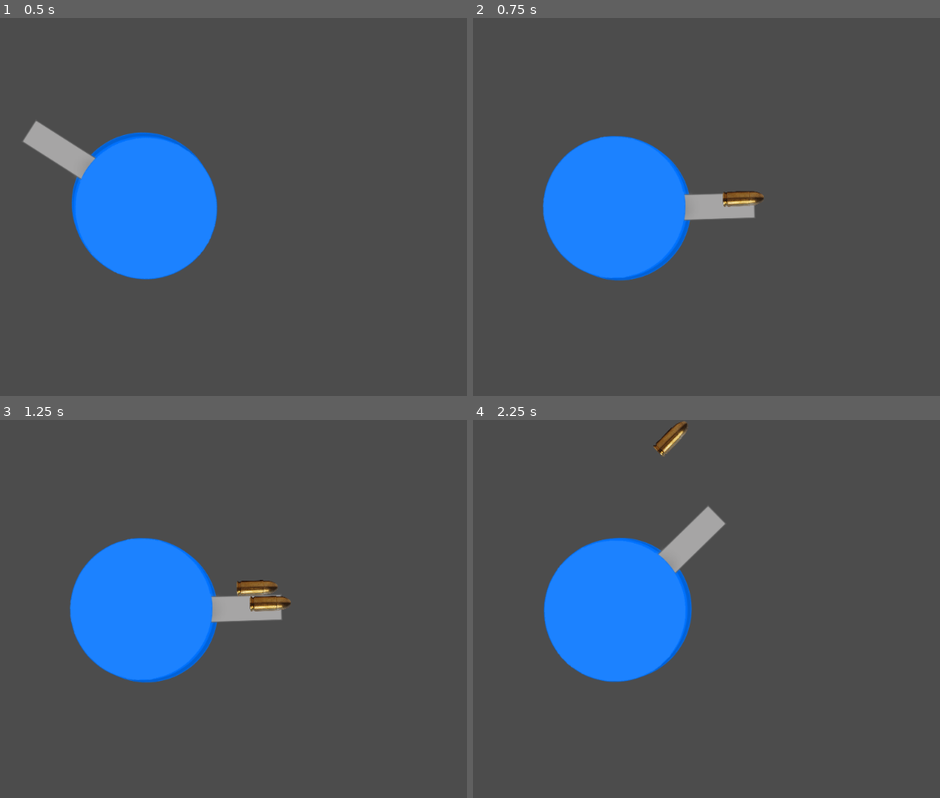
Above: before the commit, frames 1-4 (two rows, left to right).
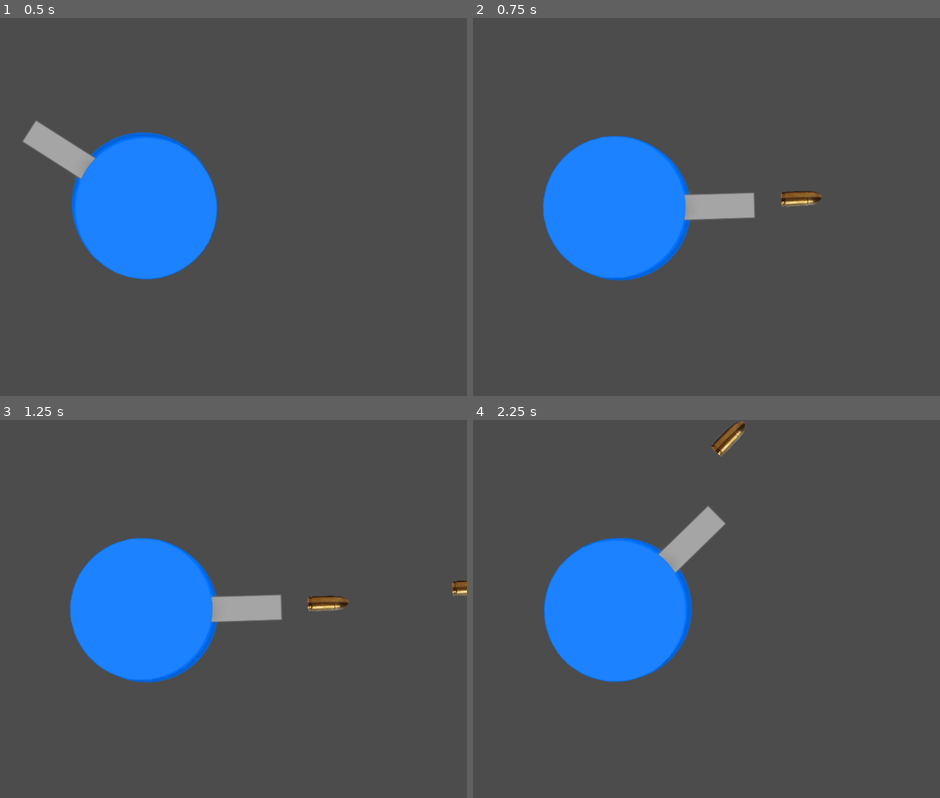
Above: after the commit, the same moments.

Repository: EispriStic/deep.io
Game: Godot game, scene res://Player/Tank_de_base.tscn
Same seed, same stepped clock (60 frames per second), same inputs: the game is played once before the commit and once after it. The project has no main scene, so this scene is started directly.
Inputs (mouse positions are in pixels of both pictures, inside the frame that each line leads up to):
- Up to frame 1 (0.5 s): no input
- Up to frame 2 (0.75 s): tap Enter at 0.5 s; move the mouse to (757, 188) at 0.52 s; press the mouse at (757, 188) at 0.53 s; hold D (right) from 0.53 s (still down)
- Up to frame 3 (1.25 s): keep holding D (right)
- Up to frame 4 (2.25 s): move the mouse to (487, 627) at 1.27 s; release D (right) at 1.28 s; release the mouse at (487, 627) at 1.28 s; hold S (down) 1.28-2.03 s; click (487, 627) at 1.35 s; tap Space at 2 s; move the mouse to (683, 525) at 2.02 s; press the mouse at (683, 525) at 2.03 s; hold D (right) from 2.03 s (still down)

Frame 1 is identical in both runs. In frame 2, 0.6% of the frame differs, in the area x 53-75%, y 45-50%; in frame 3, 1.1%, in the area x 50-100%, y 42-51%; in frame 4, 0.6%.

Commit message:
fond map

Diff:
--- a/Map/Map.tscn
+++ b/Map/Map.tscn
@@ -1,7 +1,36 @@
-[gd_scene format=2]
+[gd_scene load_steps=3 format=2]
 
-[node name="Map" type="Area2D"]
+[ext_resource path="res://Map/téléchargé.png" type="Texture" id=1]
+
+[sub_resource type="RectangleShape2D" id=1]
+extents = Vector2( 27910, 200 )
+
+[node name="Map" type="Node2D"]
 
 [node name="Sprite" type="Sprite" parent="."]
+position = Vector2( 511.75, 316.75 )
+scale = Vector2( 200, 200 )
+z_index = -10
+texture = ExtResource( 1 )
 
-[node name="HitBox" type="CollisionShape2D" parent="."]
+[node name="CollisionShape2D" type="CollisionShape2D" parent="Sprite"]
+position = Vector2( -138.944, -0.57375 )
+rotation = 1.5708
+scale = Vector2( 0.005, 0.005 )
+shape = SubResource( 1 )
+
+[node name="CollisionShape2D2" type="CollisionShape2D" parent="Sprite"]
+position = Vector2( -1.79375, 92.3812 )
+scale = Vector2( 0.005, 0.005 )
+shape = SubResource( 1 )
+
+[node name="CollisionShape2D3" type="CollisionShape2D" parent="Sprite"]
+position = Vector2( -0.99875, -92.6637 )
+scale = Vector2( 0.005, 0.005 )
+shape = SubResource( 1 )
+
+[node name="CollisionShape2D4" type="CollisionShape2D" parent="Sprite"]
+position = Vector2( 138.096, -0.57375 )
+rotation = 1.5708
+scale = Vector2( 0.005, 0.005 )
+shape = SubResource( 1 )
--- a/Tank_de_base.gd
+++ b/Tank_de_base.gd
@@ -5,7 +5,7 @@
 # var a = 2
 # var b = "text"
 
-export var speed = 1000
+export var speed = 500
 export var bullet_speed = 1000
 export var fire_rate = 0.5
 
Not shown, added: Map/téléchargé.png.import
